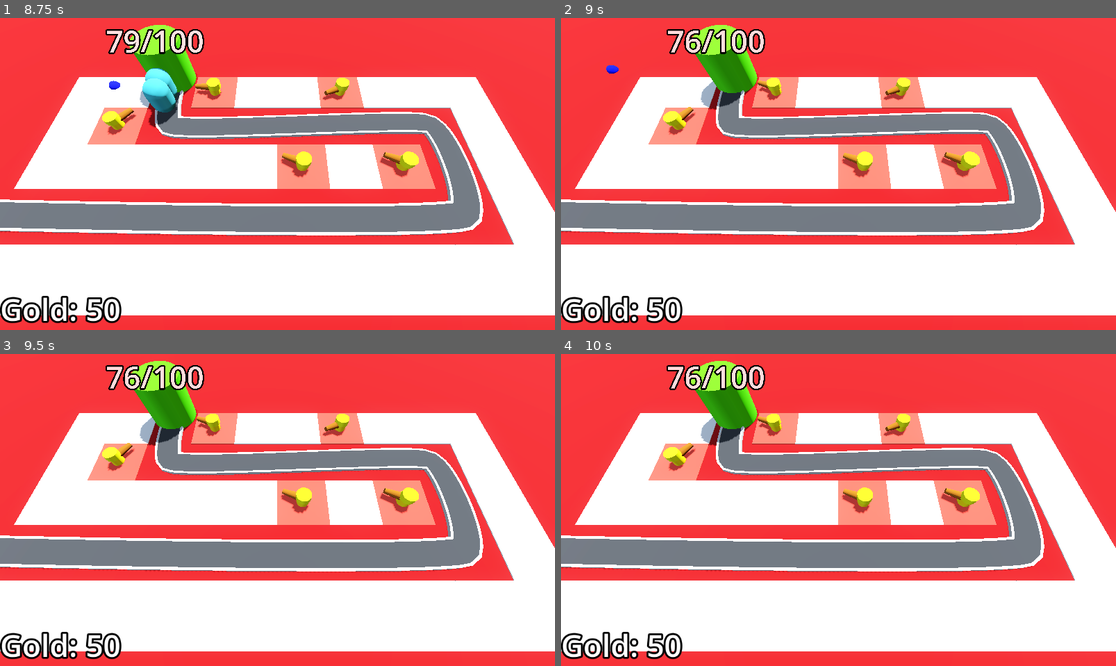
Above: before the commit, frames 1-4 (two rows, left to right).
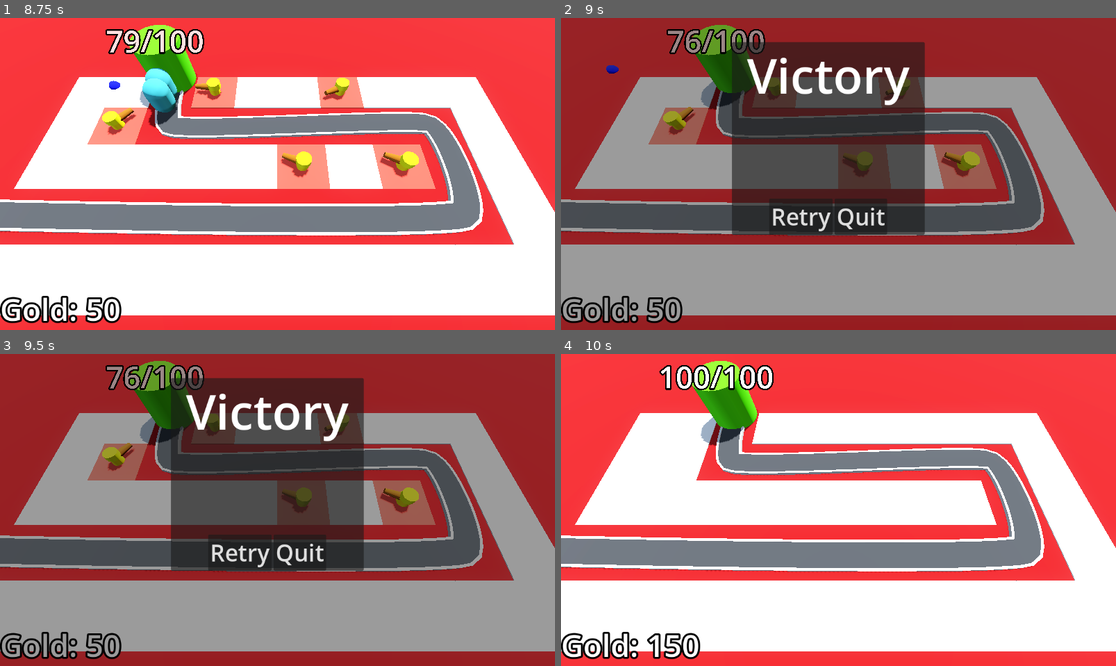
Above: after the commit, the same moments.

Repository: Matthew-CS11/Barbarian-Blaster
Game: Godot game, scene res://base_level.tscn
The game is run twice, just before and just after one commit, with the same random seed, the same clock (stepped at 60 frames per second) and the same inputs.
Inputs (mouse positions are in pixels of both pictures, inside the frame that each line leads up to):
- Up to frame 1 (8.75 s): tap Enter at 0.5 s; move the mouse to (399, 158) at 0.52 s; click (399, 158) at 0.6 s; move the mouse to (166, 189) at 1.27 s; click (166, 189) at 1.35 s; move the mouse to (333, 105) at 2.02 s; click (333, 105) at 2.1 s; move the mouse to (249, 236) at 2.77 s; click (249, 236) at 2.85 s; move the mouse to (444, 220) at 3.52 s; click (444, 220) at 3.6 s; move the mouse to (111, 127) at 4.27 s; click (111, 127) at 4.35 s; move the mouse to (305, 174) at 5.02 s; click (305, 174) at 5.1 s; move the mouse to (194, 96) at 5.77 s; click (194, 96) at 5.85 s; move the mouse to (399, 158) at 6.52 s; click (399, 158) at 6.6 s; move the mouse to (166, 189) at 7.27 s; click (166, 189) at 7.35 s; move the mouse to (333, 105) at 8.02 s; click (333, 105) at 8.1 s
- Up to frame 2 (9 s): move the mouse to (810, 236) at 8.77 s; click (810, 236) at 8.85 s
- Up to frame 3 (9.5 s): no input
- Up to frame 4 (10 s): click (799, 553) at 9.5 s, where only the run after the commit has a clickable "Retry"

Frame 1 is identical in both runs. In frame 2, 99% of the frame differs, in the area x 0-100%, y 0-100%; in frame 3, 99%; in frame 4, 6.8%.
Error before the commit: Invalid assignment of property or key 'visible' with value of type 'bool' on a base object of type 'Nil'. (res://enemy_path/path_3d.gd:21)

Commit message:
finish victory layer

Diff:
--- a/UI/victory_layer.tscn
+++ b/UI/victory_layer.tscn
@@ -32,6 +32,7 @@
 grow_vertical = 2
 
 [node name="PanelContainer" type="PanelContainer" parent="ColorRect/CenterContainer" unique_id=2014919559]
+custom_minimum_size = Vector2(400, 400)
 layout_mode = 2
 
 [node name="VBoxContainer" type="VBoxContainer" parent="ColorRect/CenterContainer/PanelContainer" unique_id=1166320935]
@@ -42,9 +43,11 @@
 layout_mode = 2
 text = "Victory"
 label_settings = SubResource("LabelSettings_fxpm7")
+horizontal_alignment = 1
 
 [node name="HBoxContainer" type="HBoxContainer" parent="ColorRect/CenterContainer/PanelContainer/VBoxContainer" unique_id=1713766987]
 layout_mode = 2
+size_flags_vertical = 10
 alignment = 1
 
 [node name="RetryButton" type="Button" parent="ColorRect/CenterContainer/PanelContainer/VBoxContainer/HBoxContainer" unique_id=1208958318]
--- a/base_level.tscn
+++ b/base_level.tscn
@@ -73,11 +73,12 @@
 }
 metadata/_editor_floor_ = Vector3(0, 0, 0)
 
-[node name="Path3D" type="Path3D" parent="." unique_id=713519478 node_paths=PackedStringArray("diff_manager")]
+[node name="Path3D" type="Path3D" parent="." unique_id=713519478 node_paths=PackedStringArray("diff_manager", "victory_layer")]
 curve = SubResource("Curve3D_bo3yr")
 script = ExtResource("3_u2wky")
 enemy_scene = ExtResource("2_5vx1e")
 diff_manager = NodePath("../DifficultyManager")
+victory_layer = NodePath("../VictoryLayer")
 
 [node name="Road" type="CSGPolygon3D" parent="Path3D" unique_id=2080341251]
 polygon = PackedVector2Array(-1, 0, -1, 0.2, 1, 0.2, 1, 0)
